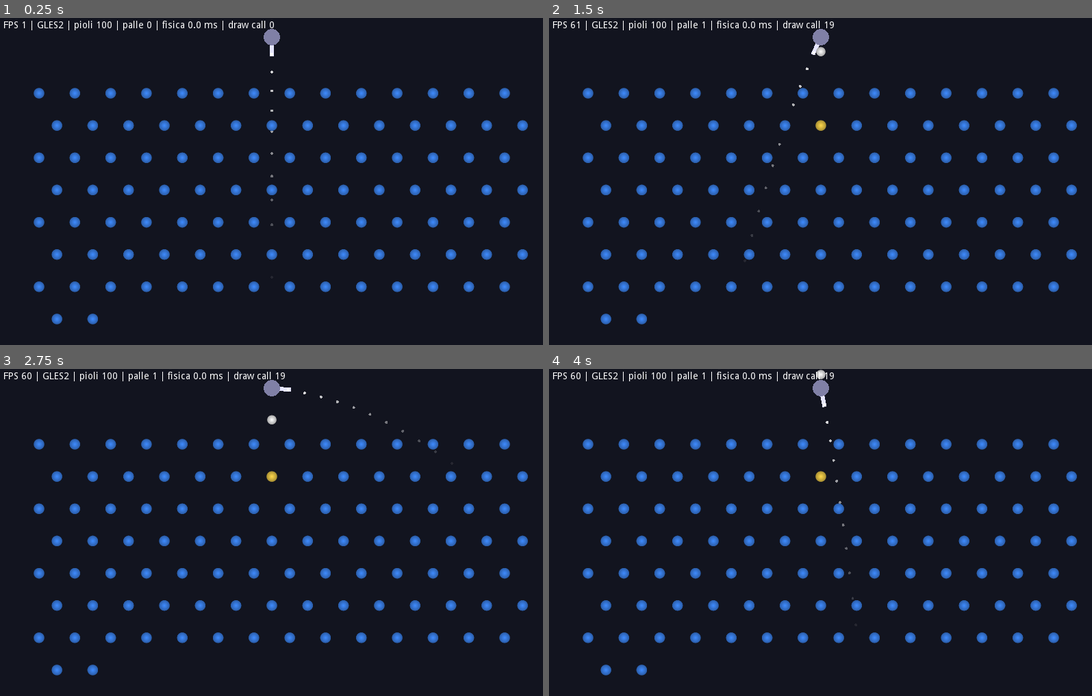
Above: before the commit, frames 1-4 (two rows, left to right).
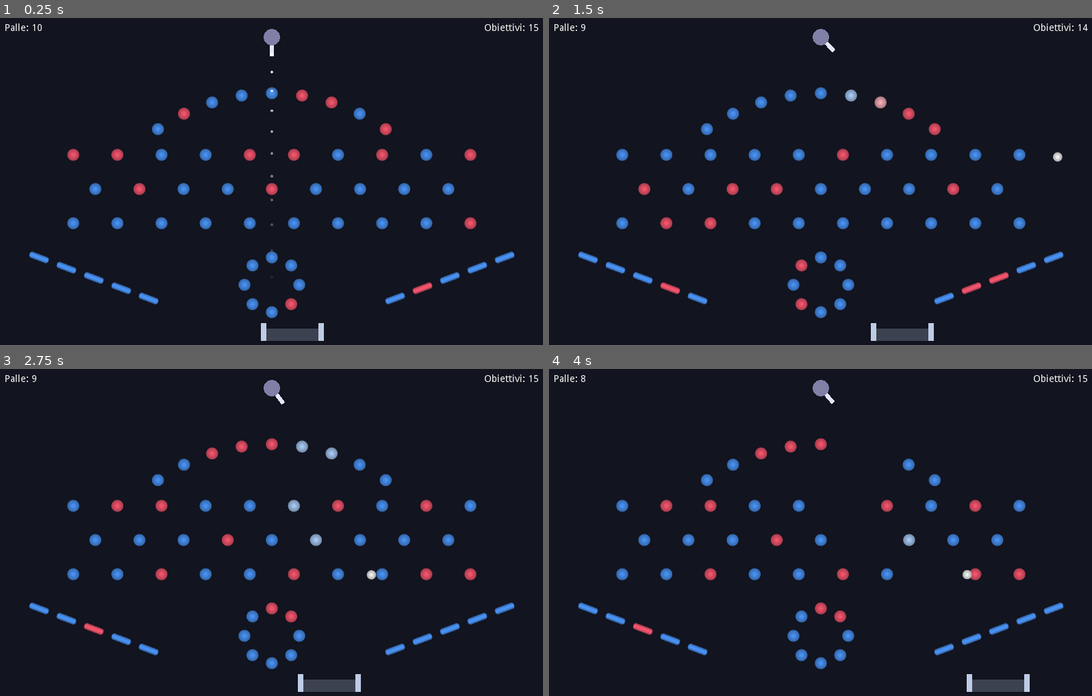
Above: after the commit, the same moments.

Repository: NormalCrazy000/pg_raspberry
Game: Godot game, scene res://scenes/boot.tscn
Two runs of this game, one before a commit and one after it. Both use one fixed random seed, a clock stepped at 60 frames per second and the inputs below. Before the commit the project starts from res://scenes/spike/peg_benchmark.tscn.
Inputs (mouse positions are in pixels of both pictures, inside the frame that each line leads up to):
- Up to frame 1 (0.25 s): no input
- Up to frame 2 (1.5 s): tap Enter (ui_accept) at 0.5 s; move the mouse to (939, 165) at 0.52 s; hold Right (ui_right) 0.53-1.25 s; hold Enter (ui_accept) 0.53-1.25 s; tap R at 0.6 s; click (939, 165) at 0.67 s; drag from (711, 197) to (793, 246) at 1.27 s
- Up to frame 3 (2.75 s): move the mouse to (325, 460) at 2.02 s; hold Right (ui_right) from 2.03 s (still down); hold Enter (ui_accept) from 2.03 s (still down); tap R at 2.1 s; click (325, 460) at 2.17 s
- Up to frame 4 (4 s): release Right (ui_right) at 2.75 s; release Enter (ui_accept) at 2.75 s; drag from (793, 597) to (657, 483) at 2.77 s; move the mouse to (983, 581) at 3.52 s; hold Left (ui_left) from 3.53 s (still down); hold Enter (ui_accept) from 3.53 s (still down); click (983, 581) at 3.67 s

The runs differ from the first frame. In frame 1, 9.4% of the frame differs, in the area x 0-100%, y 0-99%; in frame 2, 9.4%; in frame 3, 9.5%; in frame 4, 9.2%.

Commit message:
Fase 1: prototipo giocabile e guida ai comandi
- Cannone con anteprima della traiettoria, input mouse/touch/tastiera/gamepad
- Pioli rotondi e rettangolari, obiettivi casuali, rimozione a fine tiro
- Cestino mobile, palle limitate, vittoria/sconfitta, anti-blocco
- Livelli in JSON con pattern (linea, arco, griglia) e primo livello
- Opzioni --autoplay, --seed, --level, --screenshot per test
- Scena di avvio che sceglie tra gioco e benchmark (--bench)
- docs/comandi.md: comandi per Linux desktop e Raspberry Pi

Co-Authored-By: Claude Opus 5.5 <noreply@anthropic.com>

Diff:
--- /dev/null
+++ b/levels/level_01.json
@@ -0,0 +1,12 @@
+{
+	"name": "Primo tiro",
+	"balls": 10,
+	"targets": 15,
+	"pegs": [
+		{"pattern": "arc", "center": [400, 400], "radius": 290, "start": 235, "end": 305, "count": 9},
+		{"pattern": "grid", "rect": [110, 200, 580, 100], "rows": 3, "cols": 10, "staggered": true},
+		{"pattern": "line", "shape": "rect", "from": [60, 350], "to": [220, 410], "count": 5},
+		{"pattern": "line", "shape": "rect", "from": [740, 350], "to": [580, 410], "count": 5},
+		{"pattern": "arc", "center": [400, 390], "radius": 40, "start": 0, "end": 315, "count": 8}
+	]
+}
--- a/project.godot
+++ b/project.godot
@@ -11,7 +11,7 @@
 [application]
 
 config/name="pg_raspberry"
-run/main_scene="res://scenes/spike/peg_benchmark.tscn"
+run/main_scene="res://scenes/boot.tscn"
 
 [display]
 
@@ -32,3 +32,7 @@
 vram_compression/import_etc=true
 vram_compression/import_etc2=false
 environment/default_clear_color=Color( 0.07, 0.08, 0.12, 1 )
+
+[input_devices]
+
+pointing/emulate_mouse_from_touch=false
--- /dev/null
+++ b/scenes/boot.tscn
@@ -0,0 +1,6 @@
+[gd_scene load_steps=2 format=2]
+
+[ext_resource path="res://scripts/boot.gd" type="Script" id=1]
+
+[node name="Boot" type="Node"]
+script = ExtResource( 1 )
--- /dev/null
+++ b/scenes/game/game.tscn
@@ -0,0 +1,92 @@
+[gd_scene load_steps=9 format=2]
+
+[ext_resource path="res://scripts/game/game.gd" type="Script" id=1]
+[ext_resource path="res://scripts/game/launcher.gd" type="Script" id=2]
+[ext_resource path="res://scripts/game/bucket.gd" type="Script" id=3]
+
+[sub_resource type="PhysicsMaterial" id=1]
+friction = 0.1
+bounce = 0.55
+
+[sub_resource type="RectangleShape2D" id=2]
+extents = Vector2( 20, 280 )
+
+[sub_resource type="RectangleShape2D" id=3]
+extents = Vector2( 400, 20 )
+
+[sub_resource type="RectangleShape2D" id=4]
+extents = Vector2( 4, 13 )
+
+[sub_resource type="RectangleShape2D" id=5]
+extents = Vector2( 36, 6 )
+
+[node name="Game" type="Node2D"]
+script = ExtResource( 1 )
+
+[node name="Walls" type="StaticBody2D" parent="."]
+physics_material_override = SubResource( 1 )
+
+[node name="Left" type="CollisionShape2D" parent="Walls"]
+position = Vector2( -20, 240 )
+shape = SubResource( 2 )
+
+[node name="Right" type="CollisionShape2D" parent="Walls"]
+position = Vector2( 820, 240 )
+shape = SubResource( 2 )
+
+[node name="Ceiling" type="CollisionShape2D" parent="Walls"]
+position = Vector2( 400, -20 )
+shape = SubResource( 3 )
+
+[node name="Pegs" type="Node2D" parent="."]
+
+[node name="Balls" type="Node2D" parent="."]
+
+[node name="Bucket" type="KinematicBody2D" parent="."]
+position = Vector2( 400, 458 )
+motion/sync_to_physics = true
+script = ExtResource( 3 )
+
+[node name="WallLeft" type="CollisionShape2D" parent="Bucket"]
+position = Vector2( -42, 1 )
+shape = SubResource( 4 )
+
+[node name="WallRight" type="CollisionShape2D" parent="Bucket"]
+position = Vector2( 42, 1 )
+shape = SubResource( 4 )
+
+[node name="Catch" type="Area2D" parent="Bucket"]
+
+[node name="Shape" type="CollisionShape2D" parent="Bucket/Catch"]
+position = Vector2( 0, 6 )
+shape = SubResource( 5 )
+
+[node name="Launcher" type="Node2D" parent="."]
+position = Vector2( 400, 28 )
+script = ExtResource( 2 )
+
+[node name="HUD" type="CanvasLayer" parent="."]
+
+[node name="BallsLabel" type="Label" parent="HUD"]
+margin_left = 10.0
+margin_top = 8.0
+margin_right = 200.0
+margin_bottom = 30.0
+text = "Palle: 0"
+
+[node name="TargetsLabel" type="Label" parent="HUD"]
+anchor_left = 1.0
+anchor_right = 1.0
+margin_left = -200.0
+margin_top = 8.0
+margin_right = -10.0
+margin_bottom = 30.0
+text = "Obiettivi: 0"
+align = 2
+
+[node name="Message" type="Label" parent="HUD"]
+modulate = Color( 1, 1, 1, 0 )
+anchor_right = 1.0
+anchor_bottom = 1.0
+align = 1
+valign = 1
--- /dev/null
+++ b/scripts/boot.gd
@@ -0,0 +1,10 @@
+extends Node
+# Sceglie la scena iniziale: il benchmark se lanciato con --bench, altrimenti il gioco.
+
+const GAME_SCENE := "res://scenes/game/game.tscn"
+const BENCH_SCENE := "res://scenes/spike/peg_benchmark.tscn"
+
+
+func _ready() -> void:
+	var scene := BENCH_SCENE if Array(OS.get_cmdline_args()).has("--bench") else GAME_SCENE
+	get_tree().call_deferred("change_scene", scene)
--- /dev/null
+++ b/scripts/common/textures.gd
@@ -0,0 +1,42 @@
+extends Reference
+# Texture generate da codice (placeholder finché non ci sono asset grafici).
+
+
+static func make_disc(size: int) -> ImageTexture:
+	var img := Image.new()
+	img.create(size, size, false, Image.FORMAT_RGBA8)
+	var center := Vector2(size, size) / 2.0
+	var r := size / 2.0
+	img.lock()
+	for y in size:
+		for x in size:
+			var d := Vector2(x + 0.5, y + 0.5).distance_to(center)
+			var alpha: float = clamp(r - d, 0.0, 1.0)
+			var shade := 1.0 - 0.35 * (d / r)
+			img.set_pixel(x, y, Color(shade, shade, shade, alpha))
+	img.unlock()
+	return _to_texture(img)
+
+
+static func make_rounded_rect(size: Vector2, corner: float) -> ImageTexture:
+	var w := int(size.x)
+	var h := int(size.y)
+	var img := Image.new()
+	img.create(w, h, false, Image.FORMAT_RGBA8)
+	var inner := Rect2(corner, corner, w - corner * 2.0, h - corner * 2.0)
+	img.lock()
+	for y in h:
+		for x in w:
+			var p := Vector2(x + 0.5, y + 0.5)
+			var nearest := Vector2(clamp(p.x, inner.position.x, inner.end.x), clamp(p.y, inner.position.y, inner.end.y))
+			var alpha: float = clamp(corner - p.distance_to(nearest), 0.0, 1.0)
+			var shade := 1.0 - 0.3 * abs(p.y - h / 2.0) / (h / 2.0)
+			img.set_pixel(x, y, Color(shade, shade, shade, alpha))
+	img.unlock()
+	return _to_texture(img)
+
+
+static func _to_texture(img: Image) -> ImageTexture:
+	var tex := ImageTexture.new()
+	tex.create_from_image(img, Texture.FLAG_FILTER)
+	return tex
--- /dev/null
+++ b/scripts/game/ball.gd
@@ -0,0 +1,41 @@
+extends RigidBody2D
+# Palla: notifica i pioli toccati e misura da quanto tempo è quasi ferma.
+
+signal peg_hit(peg)
+
+const RADIUS := 7.0
+const SLOW_SPEED := 40.0
+
+var age := 0.0
+var slow_time := 0.0
+
+
+func setup(texture: Texture, material: PhysicsMaterial) -> void:
+	add_to_group("balls")
+	physics_material_override = material
+	continuous_cd = RigidBody2D.CCD_MODE_CAST_SHAPE
+	contact_monitor = true
+	contacts_reported = 4
+	var shape := CircleShape2D.new()
+	shape.radius = RADIUS
+	var collision := CollisionShape2D.new()
+	collision.shape = shape
+	add_child(collision)
+	var sprite := Sprite.new()
+	sprite.texture = texture
+	sprite.scale = Vector2.ONE * (RADIUS * 2.0 / texture.get_width())
+	add_child(sprite)
+	connect("body_entered", self, "_on_body_entered")
+
+
+func _physics_process(delta: float) -> void:
+	age += delta
+	if linear_velocity.length() < SLOW_SPEED:
+		slow_time += delta
+	else:
+		slow_time = 0.0
+
+
+func _on_body_entered(body: Node) -> void:
+	if body.has_method("hit") and body.hit():
+		emit_signal("peg_hit", body)
--- /dev/null
+++ b/scripts/game/bucket.gd
@@ -0,0 +1,37 @@
+extends KinematicBody2D
+# Cestino mobile: se la palla ci cade dentro, viene recuperata.
+
+signal ball_caught(ball)
+
+const COLOR := Color(0.75, 0.8, 0.9)
+
+export var speed := 140.0
+export var min_x := 70.0
+export var max_x := 730.0
+
+var direction := 1.0
+
+
+func _ready() -> void:
+	$Catch.connect("body_entered", self, "_on_catch_body_entered")
+
+
+func _physics_process(delta: float) -> void:
+	position.x += direction * speed * delta
+	if position.x >= max_x:
+		position.x = max_x
+		direction = -1.0
+	elif position.x <= min_x:
+		position.x = min_x
+		direction = 1.0
+
+
+func _on_catch_body_entered(body: Node) -> void:
+	if body.is_in_group("balls"):
+		emit_signal("ball_caught", body)
+
+
+func _draw() -> void:
+	draw_rect(Rect2(-38, -4, 76, 18), Color(COLOR, 0.25))
+	draw_rect(Rect2(-46, -12, 8, 26), COLOR)
+	draw_rect(Rect2(38, -12, 8, 26), COLOR)
--- /dev/null
+++ b/scripts/game/game.gd
@@ -0,0 +1,240 @@
+extends Node2D
+# Partita: tiri, fine tiro, vittoria e sconfitta.
+#
+# Opzioni da riga di comando (per test e bilanciamento):
+#   --level=res://levels/level_01.json   livello da caricare
+#   --autoplay                          tira da solo a caso, stampa il risultato ed esce
+#   --seed=N                            seme per i pioli obiettivo e i tiri automatici
+#   --screenshot=FILE.png               salva uno screenshot dopo --screenshot-delay=S secondi (default 2)
+
+enum State { AIMING, BALL_IN_PLAY, CLEARING, WON, LOST }
+
+const Textures := preload("res://scripts/common/textures.gd")
+const LevelLoader := preload("res://scripts/game/level_loader.gd")
+const Peg := preload("res://scripts/game/peg.gd")
+const Ball := preload("res://scripts/game/ball.gd")
+
+const DEFAULT_LEVEL := "res://levels/level_01.json"
+const FIELD_BOTTOM := 500.0 # sotto questa y la palla è persa
+const STUCK_TIME := 1.0 # secondi quasi ferma prima di togliere i pioli colpiti
+const NUDGE_AFTER := 3 # interventi anti-blocco prima di dare una spinta alla palla
+const BALL_TIMEOUT := 30.0
+const POP_INTERVAL := 0.05
+const RESTART_DELAY := 0.6
+
+var state: int = State.AIMING
+var balls_left := 0
+var targets_left := 0
+var shots := 0
+var ball: RigidBody2D
+var stuck_count := 0
+var result_time := 0.0
+var autoplay := false
+var level_path := DEFAULT_LEVEL
+var screenshot_path := ""
+var screenshot_delay := 2.0
+var rng := RandomNumberGenerator.new()
+var textures := {}
+var flash_tween: SceneTreeTween
+
+onready var launcher = $Launcher
+onready var bucket = $Bucket
+onready var pegs_root = $Pegs
+onready var balls_root = $Balls
+onready var balls_label = $HUD/BallsLabel
+onready var targets_label = $HUD/TargetsLabel
+onready var message = $HUD/Message
+onready var bounce_material: PhysicsMaterial = $Walls.physics_material_override
+
+
+func _ready() -> void:
+	rng.randomize()
+	_parse_args()
+	if screenshot_path:
+		_take_screenshot()
+	textures = {
+		"disc": Textures.make_disc(32),
+		"rect": Textures.make_rounded_rect(Peg.RECT_SIZE, 4.0),
+	}
+	_load_level(level_path)
+	launcher.connect("fire", self, "_on_launcher_fire")
+	bucket.connect("ball_caught", self, "_on_ball_caught")
+	_set_state(State.AIMING)
+
+
+func _parse_args() -> void:
+	for arg in OS.get_cmdline_args():
+		if arg == "--autoplay":
+			autoplay = true
+		elif arg.begins_with("--seed="):
+			rng.seed = int(arg.split("=")[1])
+		elif arg.begins_with("--level="):
+			level_path = arg.split("=")[1]
+		elif arg.begins_with("--screenshot="):
+			screenshot_path = arg.split("=")[1]
+		elif arg.begins_with("--screenshot-delay="):
+			screenshot_delay = float(arg.split("=")[1])
+
+
+func _take_screenshot() -> void:
+	yield(get_tree().create_timer(screenshot_delay), "timeout")
+	var img := get_viewport().get_texture().get_data()
+	img.flip_y()
+	img.save_png(screenshot_path)
+	print("Screenshot: %s" % screenshot_path)
+
+
+func _load_level(path: String) -> void:
+	var level := LevelLoader.load_level(path)
+	if level.empty():
+		return
+	balls_left = level.balls
+	var order := range(level.pegs.size())
+	_shuffle(order)
+	var target_ids := order.slice(0, level.targets - 1) if level.targets > 0 else []
+	for i in level.pegs.size():
+		var data: Dictionary = level.pegs[i]
+		var peg := Peg.new()
+		peg.position = data.position
+		peg.rotation = data.rotation
+		peg.setup(data.shape, i in target_ids, textures, bounce_material)
+		pegs_root.add_child(peg)
+		if peg.is_target:
+			targets_left += 1
+	_update_hud()
+
+
+func _shuffle(array: Array) -> void:
+	# Fisher-Yates con il nostro rng, così --seed rende tutto riproducibile.
+	for i in range(array.size() - 1, 0, -1):
+		var j := rng.randi_range(0, i)
+		var tmp = array[i]
+		array[i] = array[j]
+		array[j] = tmp
+
+
+func _set_state(new_state: int) -> void:
+	state = new_state
+	launcher.enabled = state == State.AIMING
+	match state:
+		State.WON:
+			_show_result("Livello completato!")
+		State.LOST:
+			_show_result("Palle finite")
+
+
+func _on_launcher_fire(direction: Vector2) -> void:
+	if state != State.AIMING or balls_left <= 0:
+		return
+	balls_left -= 1
+	shots += 1
+	stuck_count = 0
+	ball = Ball.new()
+	ball.setup(textures.disc, bounce_material)
+	ball.position = launcher.position + direction * 30.0
+	ball.linear_velocity = direction * launcher.launch_speed
+	ball.connect("peg_hit", self, "_on_peg_hit")
+	balls_root.add_child(ball)
+	_update_hud()
+	_set_state(State.BALL_IN_PLAY)
+
+
+func _on_peg_hit(peg: Node) -> void:
+	if peg.is_target:
+		targets_left -= 1
+		_update_hud()
+
+
+func _on_ball_caught(caught: Node) -> void:
+	if caught != ball or state != State.BALL_IN_PLAY:
+		return
+	balls_left += 1
+	_flash("Palla recuperata!")
+	_end_shot()
+
+
+func _physics_process(_delta: float) -> void:
+	if state != State.BALL_IN_PLAY:
+		return
+	if ball.position.y > FIELD_BOTTOM or ball.age > BALL_TIMEOUT:
+		_end_shot()
+	elif ball.slow_time > STUCK_TIME:
+		# Palla incastrata: si tolgono subito i pioli già colpiti.
+		ball.slow_time = 0.0
+		stuck_count += 1
+		for peg in pegs_root.get_children():
+			if peg.lit:
+				peg.pop()
+		if stuck_count >= NUDGE_AFTER:
+			ball.apply_central_impulse(Vector2(rng.randf_range(-80, 80), -120))
+
+
+func _end_shot() -> void:
+	ball.queue_free()
+	ball = null
+	_set_state(State.CLEARING)
+	_clear_lit_pegs()
+
+
+func _clear_lit_pegs() -> void:
+	for peg in pegs_root.get_children():
+		if is_instance_valid(peg) and peg.lit and not peg.popping:
+			peg.pop()
+			yield(get_tree().create_timer(POP_INTERVAL), "timeout")
+	if targets_left <= 0:
+		_set_state(State.WON)
+	elif balls_left <= 0:
+		_set_state(State.LOST)
+	else:
+		_set_state(State.AIMING)
+
+
+func _process(_delta: float) -> void:
+	if autoplay and state == State.AIMING:
+		launcher.aim_angle = rng.randf_range(-launcher.MAX_AIM_ANGLE, launcher.MAX_AIM_ANGLE)
+		_on_launcher_fire(launcher.direction())
+
+
+func _unhandled_input(event: InputEvent) -> void:
+	if event.is_action_pressed("ui_cancel"):
+		get_tree().quit()
+	elif event is InputEventKey and event.pressed and event.scancode == KEY_R:
+		get_tree().reload_current_scene()
+	elif state in [State.WON, State.LOST] and _is_confirm(event):
+		if OS.get_ticks_msec() / 1000.0 - result_time > RESTART_DELAY:
+			get_tree().reload_current_scene()
+
+
+func _is_confirm(event: InputEvent) -> bool:
+	if event is InputEventScreenTouch:
+		return not event.pressed
+	if event is InputEventMouseButton:
+		return event.pressed and event.button_index == BUTTON_LEFT
+	return event.is_action_pressed("ui_accept")
+
+
+func _update_hud() -> void:
+	balls_label.text = "Palle: %d" % balls_left
+	targets_label.text = "Obiettivi: %d" % targets_left
+
+
+func _show_result(text: String) -> void:
+	result_time = OS.get_ticks_msec() / 1000.0
+	if flash_tween and flash_tween.is_valid():
+		flash_tween.kill()
+	message.text = "%s\n\nTocca o premi A per ricominciare" % text
+	message.modulate.a = 1.0
+	if autoplay:
+		print("AUTOPLAY %s | tiri %d | palle rimaste %d | obiettivi rimasti %d" % [
+			"vinto" if state == State.WON else "perso", shots, balls_left, targets_left])
+		get_tree().quit()
+
+
+func _flash(text: String) -> void:
+	message.text = text
+	message.modulate.a = 1.0
+	if flash_tween and flash_tween.is_valid():
+		flash_tween.kill()
+	flash_tween = create_tween()
+	flash_tween.tween_interval(0.6)
+	flash_tween.tween_property(message, "modulate:a", 0.0, 0.4)
--- /dev/null
+++ b/scripts/game/launcher.gd
@@ -0,0 +1,78 @@
+extends Node2D
+# Cannone: mira con mouse, touch (trascina e rilascia), tastiera o gamepad.
+
+signal fire(direction)
+
+const MAX_AIM_ANGLE := deg2rad(85.0)
+const AIM_SPEED := 1.6 # rad/s con tastiera o gamepad
+const PREVIEW_DOTS := 12
+const PREVIEW_STEP := 0.04 # secondi tra un punto e l'altro
+
+export var launch_speed := 600.0
+
+var aim_angle := 0.0
+var enabled := true setget set_enabled
+
+
+func set_enabled(value: bool) -> void:
+	enabled = value
+	update()
+
+
+func direction() -> Vector2:
+	return Vector2.DOWN.rotated(aim_angle)
+
+
+func aim_at(local_target: Vector2) -> void:
+	if local_target.length() < 1.0:
+		return
+	aim_angle = clamp(Vector2.DOWN.angle_to(local_target), -MAX_AIM_ANGLE, MAX_AIM_ANGLE)
+	update()
+
+
+func _unhandled_input(event: InputEvent) -> void:
+	if not enabled:
+		return
+	if event is InputEventMouseMotion or event is InputEventScreenDrag:
+		aim_at(make_input_local(event).position)
+	elif event is InputEventScreenTouch:
+		aim_at(make_input_local(event).position)
+		if not event.pressed:
+			_fire()
+	elif event is InputEventMouseButton and event.pressed and event.button_index == BUTTON_LEFT:
+		aim_at(make_input_local(event).position)
+		_fire()
+	elif event.is_action_pressed("ui_accept"):
+		_fire()
+
+
+func _process(delta: float) -> void:
+	if not enabled:
+		return
+	var axis := Input.get_joy_axis(0, JOY_AXIS_0)
+	if abs(axis) < 0.2:
+		axis = 0.0
+	axis += Input.get_action_strength("ui_left") - Input.get_action_strength("ui_right")
+	if axis != 0.0:
+		aim_angle = clamp(aim_angle + axis * AIM_SPEED * delta, -MAX_AIM_ANGLE, MAX_AIM_ANGLE)
+		update()
+
+
+func _fire() -> void:
+	get_tree().set_input_as_handled()
+	emit_signal("fire", direction())
+
+
+func _draw() -> void:
+	var dir := direction()
+	draw_line(Vector2.ZERO, dir * 28.0, Color(0.9, 0.9, 1.0), 6.0)
+	draw_circle(Vector2.ZERO, 12.0, Color(0.5, 0.5, 0.65))
+	if not enabled:
+		return
+	# Anteprima della traiettoria: parabola senza collisioni.
+	var gravity := Vector2(0, ProjectSettings.get_setting("physics/2d/default_gravity"))
+	var velocity := dir * launch_speed
+	for i in range(1, PREVIEW_DOTS):
+		var t: float = i * PREVIEW_STEP
+		var alpha: float = 1.0 - float(i) / PREVIEW_DOTS
+		draw_circle(velocity * t + gravity * t * t / 2.0, 2.0, Color(1, 1, 1, alpha))
--- /dev/null
+++ b/scripts/game/level_loader.gd
@@ -0,0 +1,79 @@
+extends Reference
+# Carica un livello JSON ed espande i pattern in una lista di pioli.
+#
+# Formato: { "name", "balls", "targets", "pegs": [ <elemento>, ... ] }
+# Ogni elemento ha "shape" ("round" di default, oppure "rect") e un "pattern":
+#   single: "at": [x, y], "rotation": gradi
+#   line:   "from": [x, y], "to": [x, y], "count"  (i pioli rect seguono la linea)
+#   arc:    "center": [x, y], "radius", "start", "end" (gradi, 0 = destra, 90 = giù), "count"
+#   grid:   "rect": [x, y, w, h], "rows", "cols", "staggered": bool
+
+
+static func load_level(path: String) -> Dictionary:
+	var file := File.new()
+	if file.open(path, File.READ) != OK:
+		push_error("Livello non trovato: %s" % path)
+		return {}
+	var parsed := JSON.parse(file.get_as_text())
+	file.close()
+	if parsed.error != OK:
+		push_error("%s:%d %s" % [path, parsed.error_line, parsed.error_string])
+		return {}
+	var data: Dictionary = parsed.result
+	var pegs := []
+	for item in data.get("pegs", []):
+		pegs += _expand(item)
+	return {
+		"name": data.get("name", ""),
+		"balls": int(data.get("balls", 10)),
+		"targets": int(data.get("targets", 10)),
+		"pegs": pegs,
+	}
+
+
+static func _expand(item: Dictionary) -> Array:
+	var shape: String = item.get("shape", "round")
+	var pattern: String = item.get("pattern", "single")
+	var out := []
+	match pattern:
+		"single":
+			out.append(_peg(shape, _vec(item["at"]), deg2rad(item.get("rotation", 0.0))))
+		"line":
+			var from := _vec(item["from"])
+			var to := _vec(item["to"])
+			var count := int(item["count"])
+			for i in count:
+				var t: float = 0.5 if count == 1 else float(i) / (count - 1)
+				out.append(_peg(shape, from.linear_interpolate(to, t), (to - from).angle()))
+		"arc":
+			var center := _vec(item["center"])
+			var radius := float(item["radius"])
+			var start := deg2rad(item["start"])
+			var end := deg2rad(item["end"])
+			var count := int(item["count"])
+			for i in count:
+				var t: float = 0.5 if count == 1 else float(i) / (count - 1)
+				var angle: float = lerp(start, end, t)
+				out.append(_peg(shape, center + Vector2(cos(angle), sin(angle)) * radius, angle + PI / 2.0))
+		"grid":
+			var rect := Rect2(item["rect"][0], item["rect"][1], item["rect"][2], item["rect"][3])
+			var rows := int(item["rows"])
+			var cols := int(item["cols"])
+			var staggered: bool = item.get("staggered", false)
+			var step := Vector2(rect.size.x / max(1, cols - 1), rect.size.y / max(1, rows - 1))
+			for r in rows:
+				var shifted: bool = staggered and r % 2 == 1
+				for c in (cols - 1 if shifted else cols):
+					var offset: float = step.x / 2.0 if shifted else 0.0
+					out.append(_peg(shape, rect.position + Vector2(c * step.x + offset, r * step.y), 0.0))
+		_:
+			push_error("Pattern sconosciuto: %s" % pattern)
+	return out
+
+
+static func _peg(shape: String, position: Vector2, rotation: float) -> Dictionary:
+	return {"shape": shape, "position": position, "rotation": rotation}
+
+
+static func _vec(a: Array) -> Vector2:
+	return Vector2(a[0], a[1])
--- /dev/null
+++ b/scripts/game/peg.gd
@@ -0,0 +1,60 @@
+extends StaticBody2D
+# Piolo: si illumina quando viene colpito e viene rimosso a fine tiro.
+
+const COLOR_NORMAL := Color(0.3, 0.6, 1.0)
+const COLOR_TARGET := Color(1.0, 0.35, 0.45)
+const LIT_BOOST := 0.55 # quanto si schiarisce il colore quando è colpito
+const ROUND_RADIUS := 9.0
+const RECT_SIZE := Vector2(30, 10)
+const POP_TIME := 0.12
+
+var is_target := false
+var lit := false
+var popping := false
+var sprite: Sprite
+var collision: CollisionShape2D
+
+
+func setup(shape_kind: String, target: bool, textures: Dictionary, material: PhysicsMaterial) -> void:
+	is_target = target
+	physics_material_override = material
+	collision = CollisionShape2D.new()
+	sprite = Sprite.new()
+	if shape_kind == "rect":
+		var rect := RectangleShape2D.new()
+		rect.extents = RECT_SIZE / 2.0
+		collision.shape = rect
+		sprite.texture = textures.rect
+	else:
+		var circle := CircleShape2D.new()
+		circle.radius = ROUND_RADIUS
+		collision.shape = circle
+		sprite.texture = textures.disc
+		sprite.scale = Vector2.ONE * (ROUND_RADIUS * 2.0 / sprite.texture.get_width())
+	add_child(collision)
+	add_child(sprite)
+	_update_color()
+
+
+func hit() -> bool:
+	if lit:
+		return false
+	lit = true
+	_update_color()
+	return true
+
+
+func pop() -> void:
+	if popping:
+		return
+	popping = true
+	collision.set_deferred("disabled", true)
+	var tween := create_tween()
+	tween.tween_property(sprite, "scale", sprite.scale * 1.6, POP_TIME)
+	tween.parallel().tween_property(sprite, "modulate:a", 0.0, POP_TIME)
+	tween.tween_callback(self, "queue_free")
+
+
+func _update_color() -> void:
+	var base := COLOR_TARGET if is_target else COLOR_NORMAL
+	sprite.modulate = base.linear_interpolate(Color.white, LIT_BOOST) if lit else base
Not shown, changed: export_presets.cfg
Not shown, changed: ROADMAP.md
Not shown, added: docs/comandi.md
Not shown, removed: levels/.gitkeep
